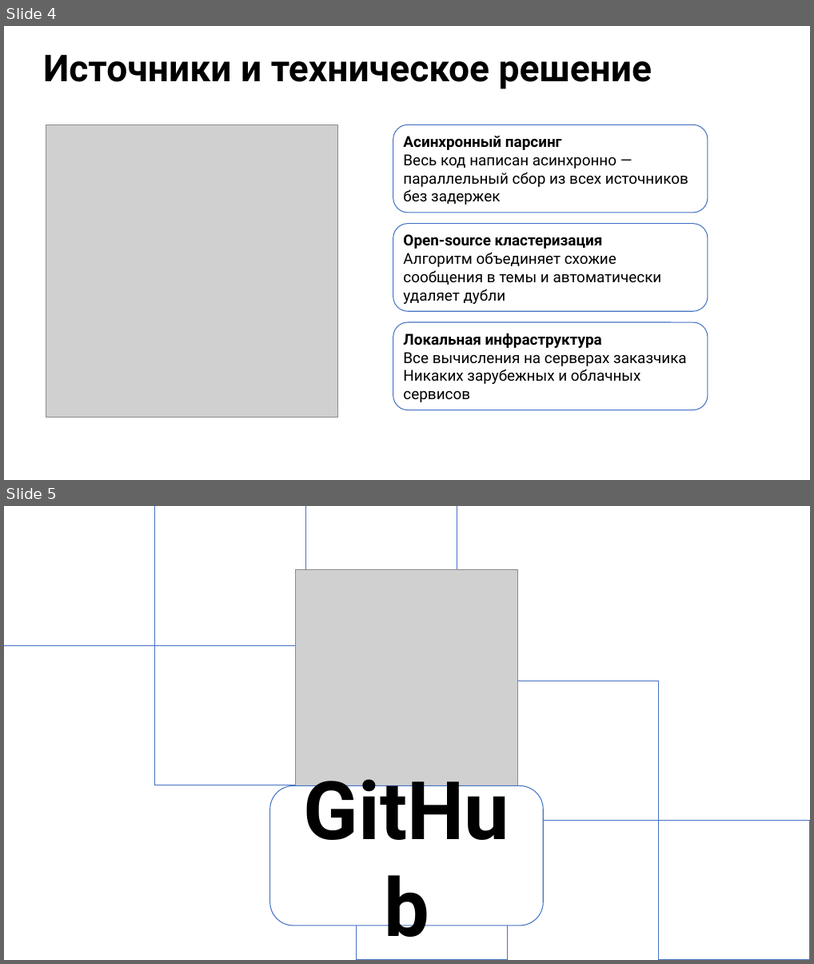
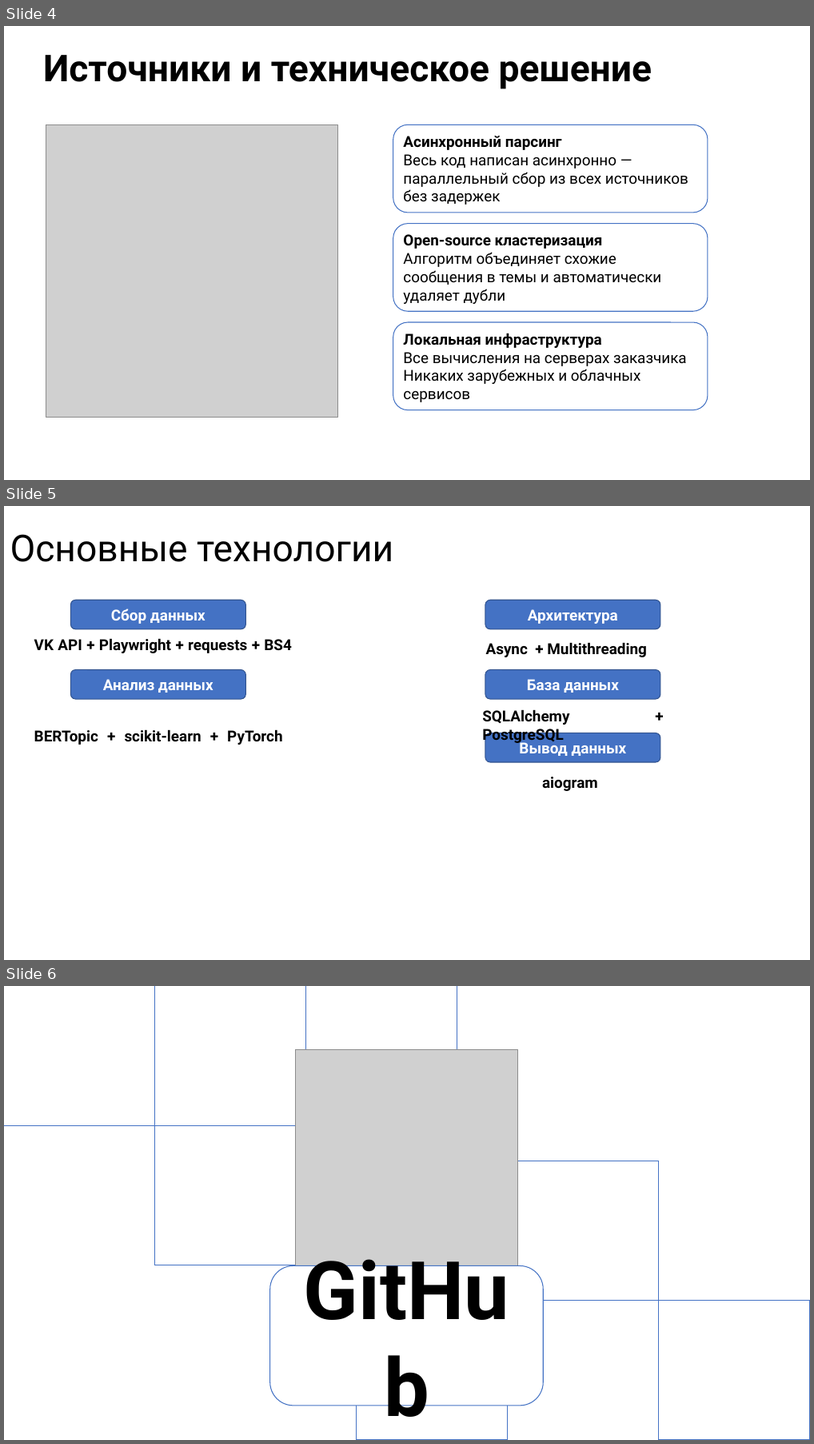
Before and after one commit to KochetkovAlEX/umirhack2026, a slide deck: UMIRHack Blumenkohl.pptx. Shown one above the other, each under a label of ours: slides 4 and 5 before the commit, slides 4, 5 and 6 after it. The pictures are 814x964 and 814x1444 pixels, drawn with LibreOffice and Linux fonts; fonts in the diff are those of the drawing; grey boxes stand for pictures. Boxes give left, top, right and bottom in pixels: in the first picture for what was removed or moved away, otherwise in the second. Text is boxed around its words. In the diff, an @@ line names an element or a change of style, - is before the commit and + after.

```diff
--- a/UMIRHack Blumenkohl.pptx
+++ b/UMIRHack Blumenkohl.pptx
@@ slide 5 added at <box>4,506,810,960</box>, background #FFFFFF @@
@@ title added at <box>10,534,394,562</box>, 44 pt, text #000000 @@
+Основные технологии
@@ rounded rectangle added at <box>70,600,246,629</box>, fill #4472C4, outline #325491 1 pt, 18 pt, text #FFFFFF, bold @@
+Сбор данных
@@ rounded rectangle added at <box>486,600,661,629</box>, fill #4472C4, outline #325491 1 pt, 18 pt, text #FFFFFF, bold @@
+Архитектура
@@ text added at <box>34,638,291,744</box>, 18 pt, text #000000, bold @@
+VK API + Playwright + requests + BS4
+BERTopic + scikit-learn + PyTorch
@@ text added at <box>486,642,647,657</box>, 18 pt, text #000000, bold @@
+Async + Multithreading
@@ rounded rectangle added at <box>70,670,246,699</box>, fill #4472C4, outline #325491 1 pt, 18 pt, text #FFFFFF, bold @@
+Анализ данных
@@ rounded rectangle added at <box>486,670,661,699</box>, fill #4472C4, outline #325491 1 pt, 18 pt, text #FFFFFF, bold @@
+База данных
@@ text added at <box>482,709,570,744</box>, 18 pt, text #000000, bold @@
+SQLAlchemy + PostgreSQL
@@ rounded rectangle added at <box>486,733,661,762</box>, fill #4472C4, outline #325491 1 pt, 18 pt, text #FFFFFF, bold @@
+Вывод данных
@@ text added at <box>542,776,598,791</box>, 18 pt, text #000000, bold @@
+aiogram
@@ what was slide 5 is now slide 6 @@
```
Also in this commit, not shown: 1 slide changed, 4 other files.
